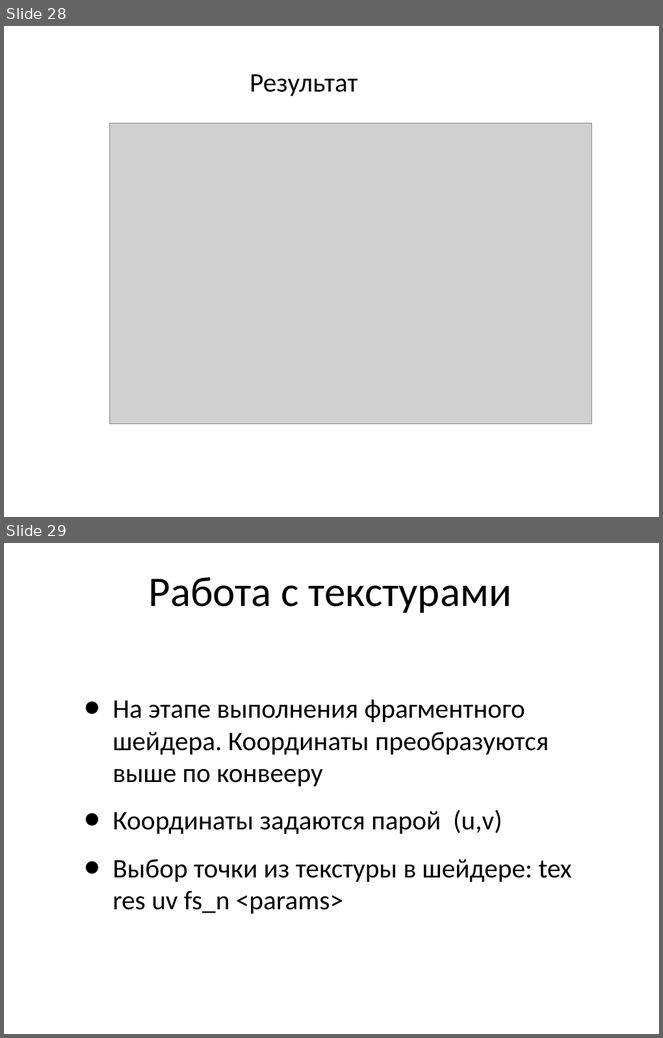
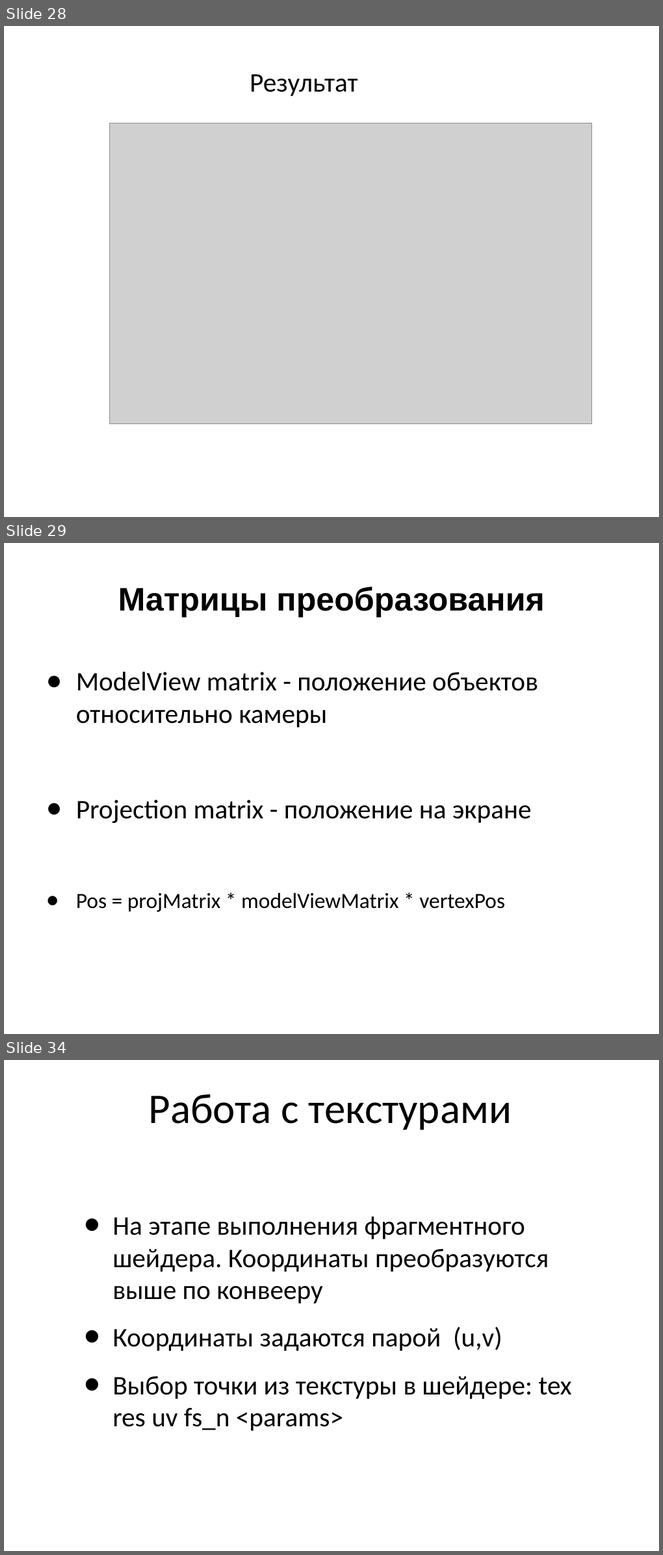
Before and after one commit to schadov/241m-lectures, a slide deck: Stage3D_2.ppt. Shown one above the other, each under a label of ours: slides 28 and 29 before the commit, slides 28, 29 and 34 after it; the slides between them are not shown. The pictures are 663x1038 and 663x1555 pixels, drawn with LibreOffice and Linux fonts; fonts in the diff are those of the drawing; grey boxes stand for pictures. Boxes give left, top, right and bottom in pixels: in the first picture for what was removed or moved away, otherwise in the second. Text is boxed around its words. In the diff, an @@ line names an element or a change of style, - is before the commit and + after.

```diff
--- a/Stage3D_2.ppt
+++ b/Stage3D_2.ppt
@@ slide 29 added at box(4, 543, 659, 1034), background #FFFFFF @@
@@ title added at box(118, 587, 544, 617), 51 pt, text #000000, bold @@
+Матрицы преобразования
@@ text added at box(76, 672, 538, 912), 42 pt, text #000000 @@
+● ModelView matrix - положение объектов относительно камеры
+● Projection matrix - положение на экране
+● Pos = projMatrix * modelViewMatrix * vertexPos
@@ what was slide 29 is now slide 34 @@
```
Also in this commit, not shown: 6 slides changed, 6 other slides added.
